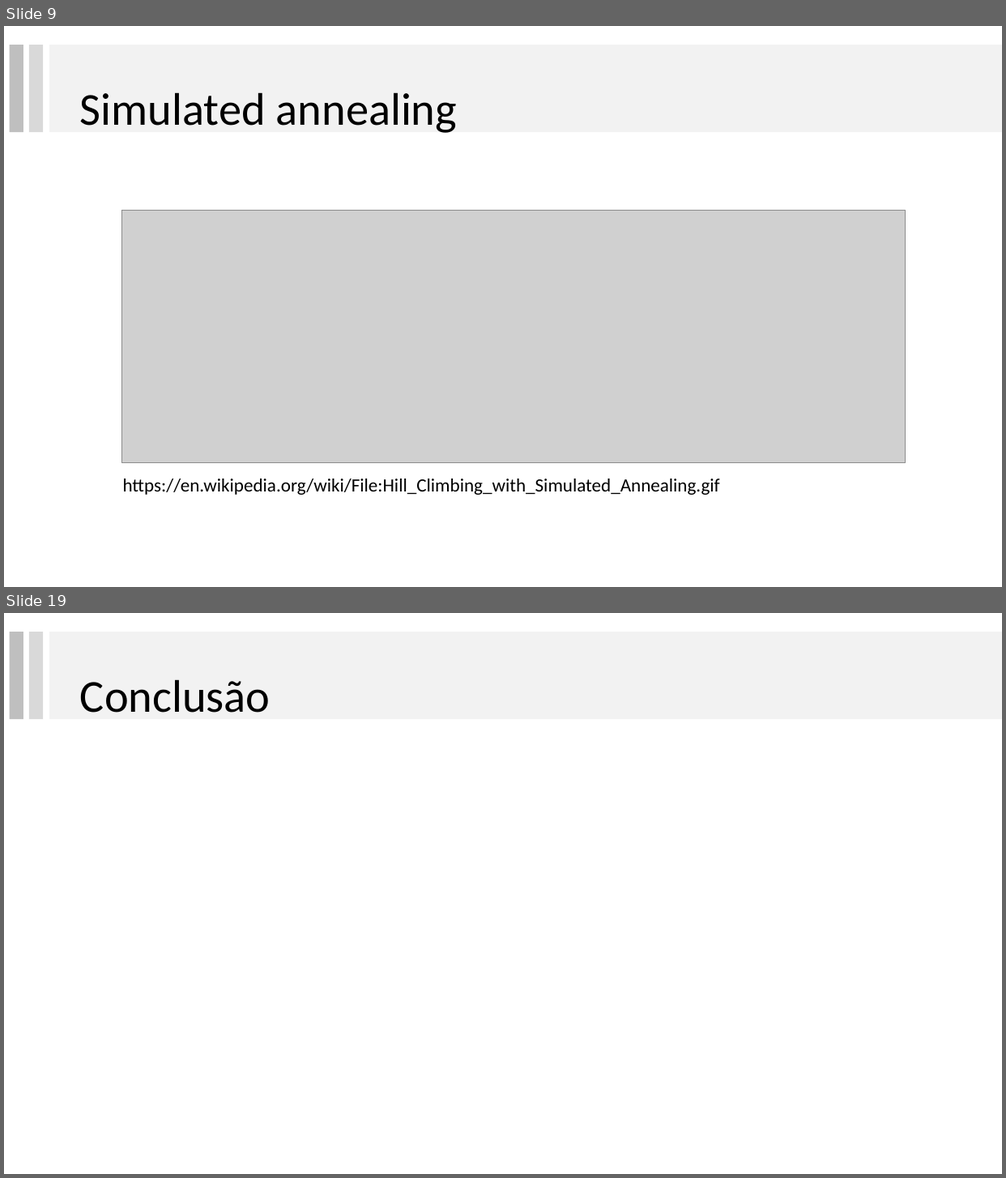
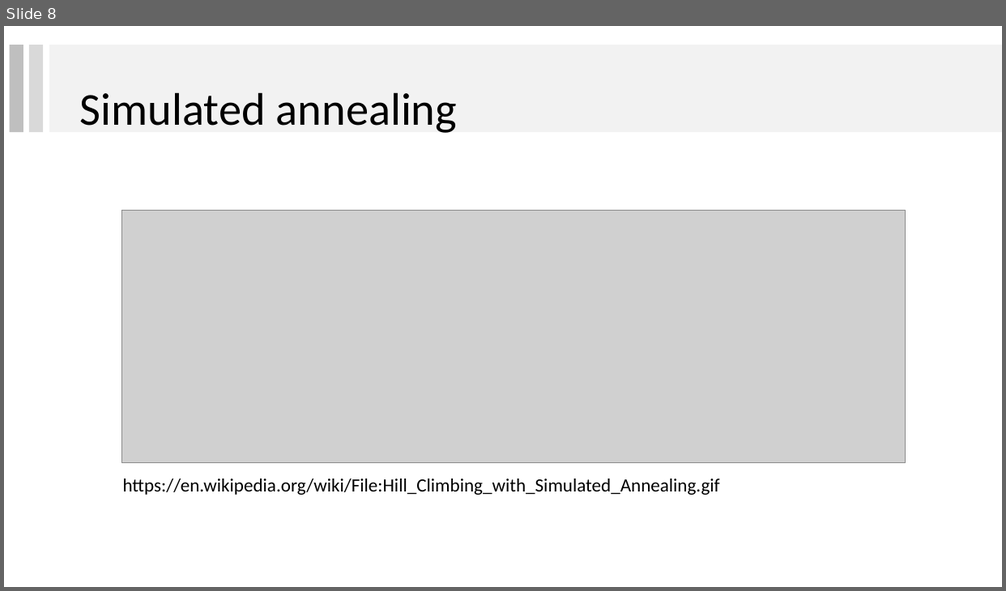
Before and after one commit to lpbiasoto/metaheuristicas, a slide deck: ApresentacaoRibas/apresentaçãoRibas_JHA.pptx. Shown one above the other, each under a label of ours: slides 9 and 19 before the commit, slide 8 after it; the slides between them are not shown. The pictures are 1006x1178 and 1006x591 pixels, drawn with LibreOffice and Linux fonts; fonts in the diff are those of the drawing; grey boxes stand for pictures. Boxes give left, top, right and bottom in pixels: in the first picture for what was removed or moved away, otherwise in the second. Text is boxed around its words. In the diff, an @@ line names an element or a change of style, - is before the commit and + after.

```diff
--- a/ApresentacaoRibas/apresentaçãoRibas_JHA.pptx
+++ b/ApresentacaoRibas/apresentaçãoRibas_JHA.pptx
@@ slide 19 removed at box(4, 613, 1002, 1174), background #FFFFFF @@
@@ rectangle removed at box(9, 632, 23, 719) @@
@@ rectangle removed at box(28, 632, 43, 719) @@
@@ rectangle removed at box(49, 632, 1002, 719) @@
@@ title removed at box(80, 679, 270, 713) @@
-Conclusão
@@ what was slide 9 is now slide 8 @@
```
Also in this commit, not shown: 10 slides changed, 25 slides added, 3 other slides removed.
